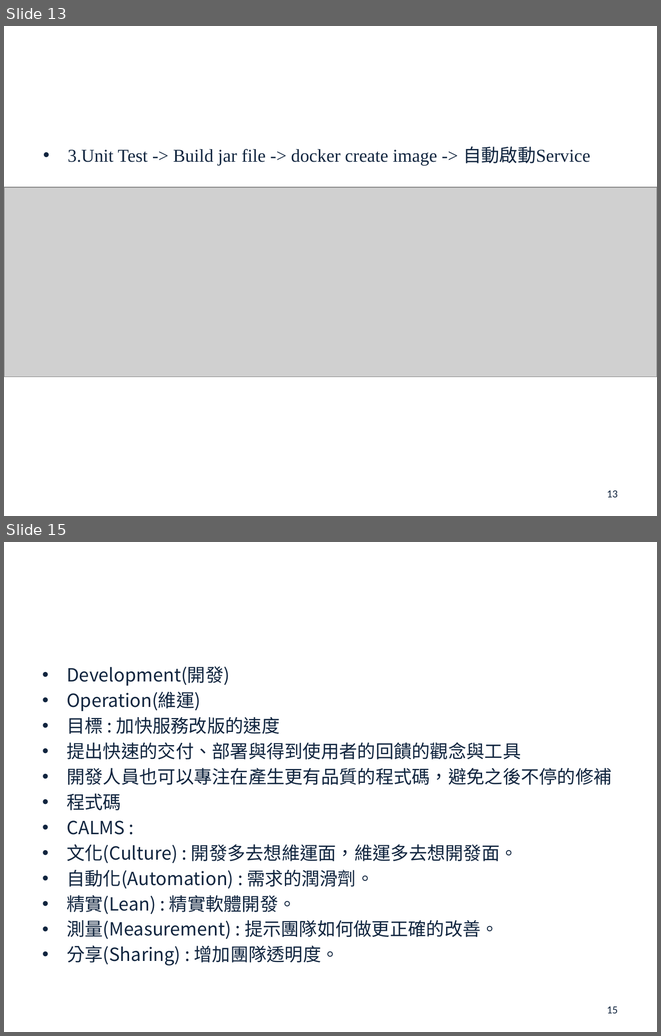
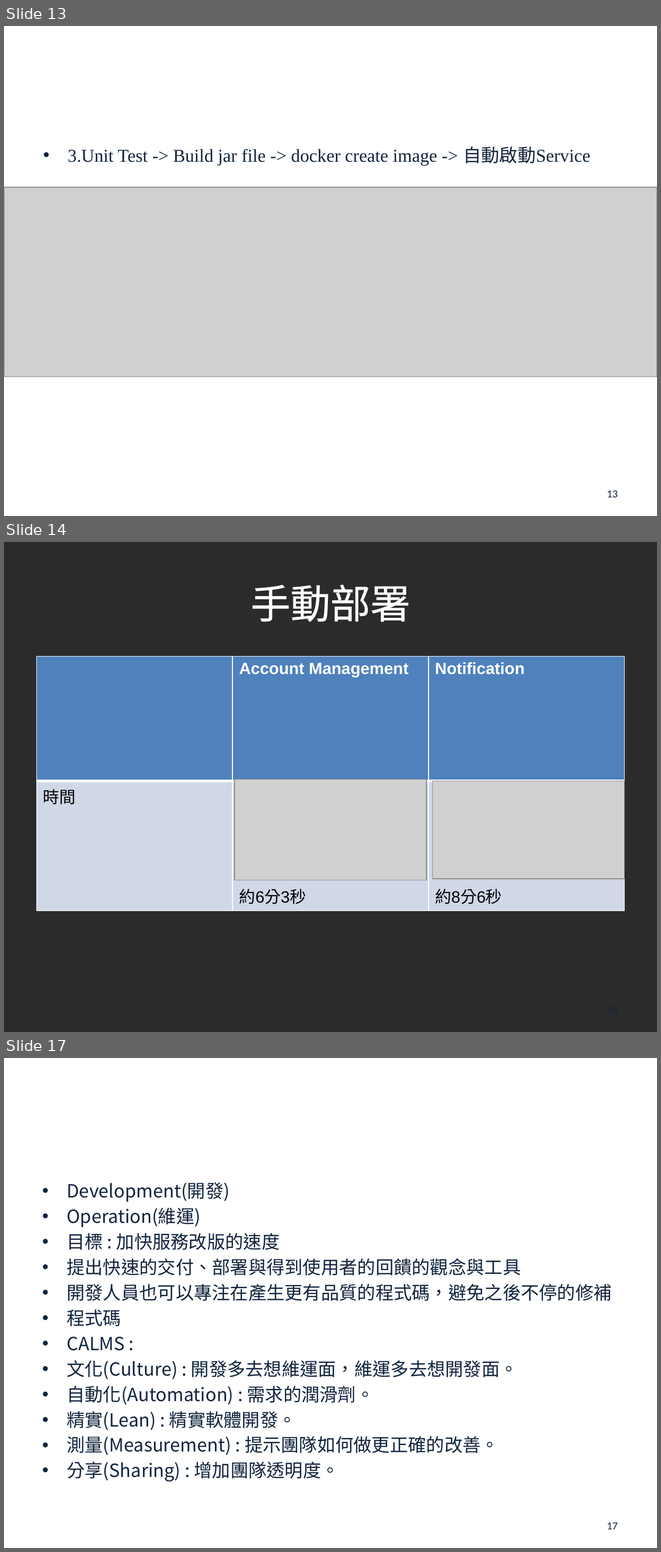
Before and after one commit to john78530/thesis, a slide deck: Oral.pptx. Shown one above the other, each under a label of ours: slides 13 and 15 before the commit, slides 13, 14 and 17 after it; the slides between them are not shown. The pictures are 661x1036 and 661x1552 pixels, drawn with LibreOffice and Linux fonts; fonts in the diff are those of the drawing; grey boxes stand for pictures; background and template pictures are left out; a plain dark background stands for a picture behind light text. Boxes give left, top, right and bottom in pixels: in the first picture for what was removed or moved away, otherwise in the second. Text is boxed around its words. In the diff, an @@ line names an element or a change of style, - is before the commit and + after.

```diff
--- a/Oral.pptx
+++ b/Oral.pptx
@@ slide 14 added at (4, 542, 657, 1032), background picture (left out) @@
@@ title added at (250, 584, 410, 622), 44 pt, text #FFFFFF @@
+手動部署
@@ table added at (37, 656, 624, 906), 2 rows, 3 columns @@
+ | Account Management | Notification
+時間 | 約6分3秒 | 約8分6秒
@@ picture added at (235, 779, 426, 880) @@
@@ picture added at (432, 781, 624, 879) @@
@@ page number added at (472, 996, 624, 1022), 12 pt, text #0F243E @@
+14
@@ what was slide 15 is now slide 17 @@
@@ page number at (607, 1522, 618, 1529): text changed @@
-15
+17
```
Also in this commit, not shown: 3 slides changed, 1 other slide added.
